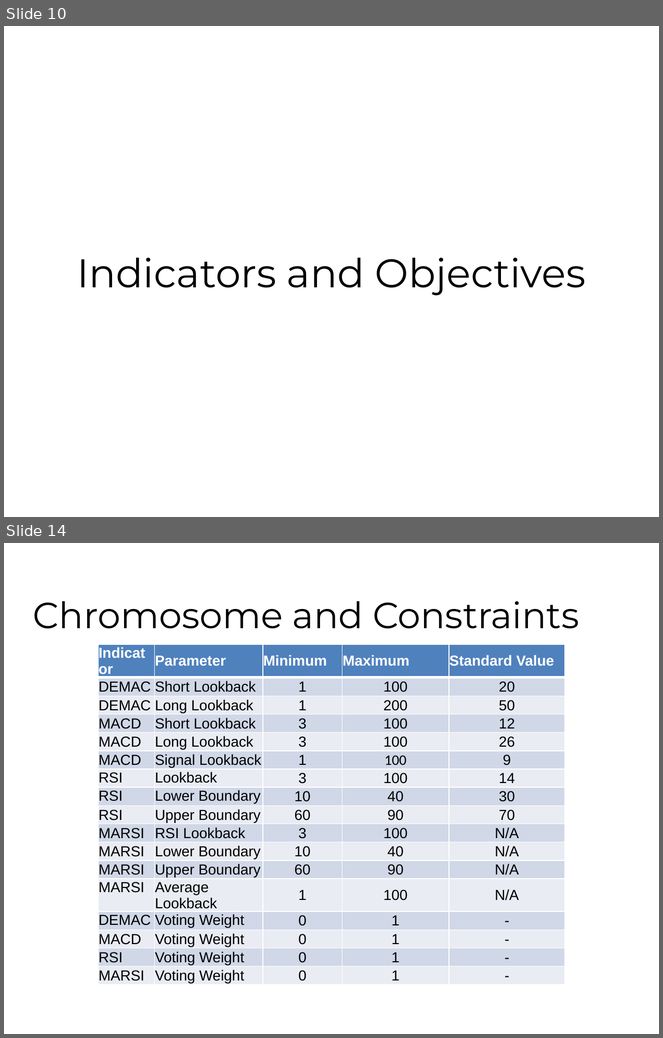
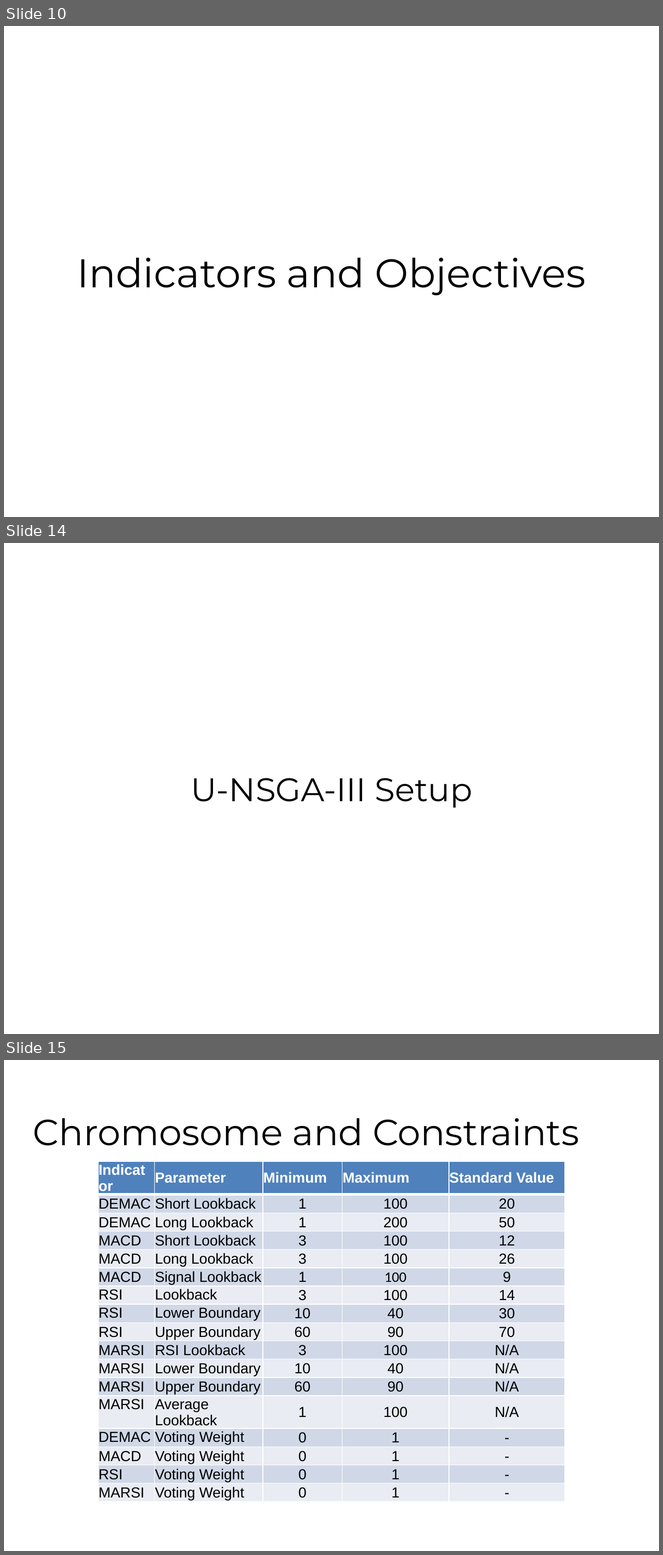
Before and after one commit to fhh23/Evolving-Stock-Market-Indicators-Using-Multi-Objective-Genetic-Algorithms, a slide deck: CSE848_Hormasji_Reiff_PaperPresentation.pptx. Shown one above the other, each under a label of ours: slides 10 and 14 before the commit, slides 10, 14 and 15 after it; the slides between them are not shown. The pictures are 663x1038 and 663x1555 pixels, drawn with LibreOffice and Linux fonts; fonts in the diff are those of the drawing; background and template pictures are left out. Boxes give left, top, right and bottom in pixels: in the first picture for what was removed or moved away, otherwise in the second. Text is boxed around its words. In the diff, an @@ line names an element or a change of style, - is before the commit and + after.

```diff
--- a/CSE848_Hormasji_Reiff_PaperPresentation.pptx
+++ b/CSE848_Hormasji_Reiff_PaperPresentation.pptx
@@ slide 14 added at (4, 543, 659, 1034), background #FFFFFF @@
@@ title added at (191, 778, 472, 808), 36 pt, text #000000 @@
+U-NSGA-III Setup
@@ what was slide 14 is now slide 15 @@
```
Also in this commit, not shown: 6 slides changed, 4 other slides added.
